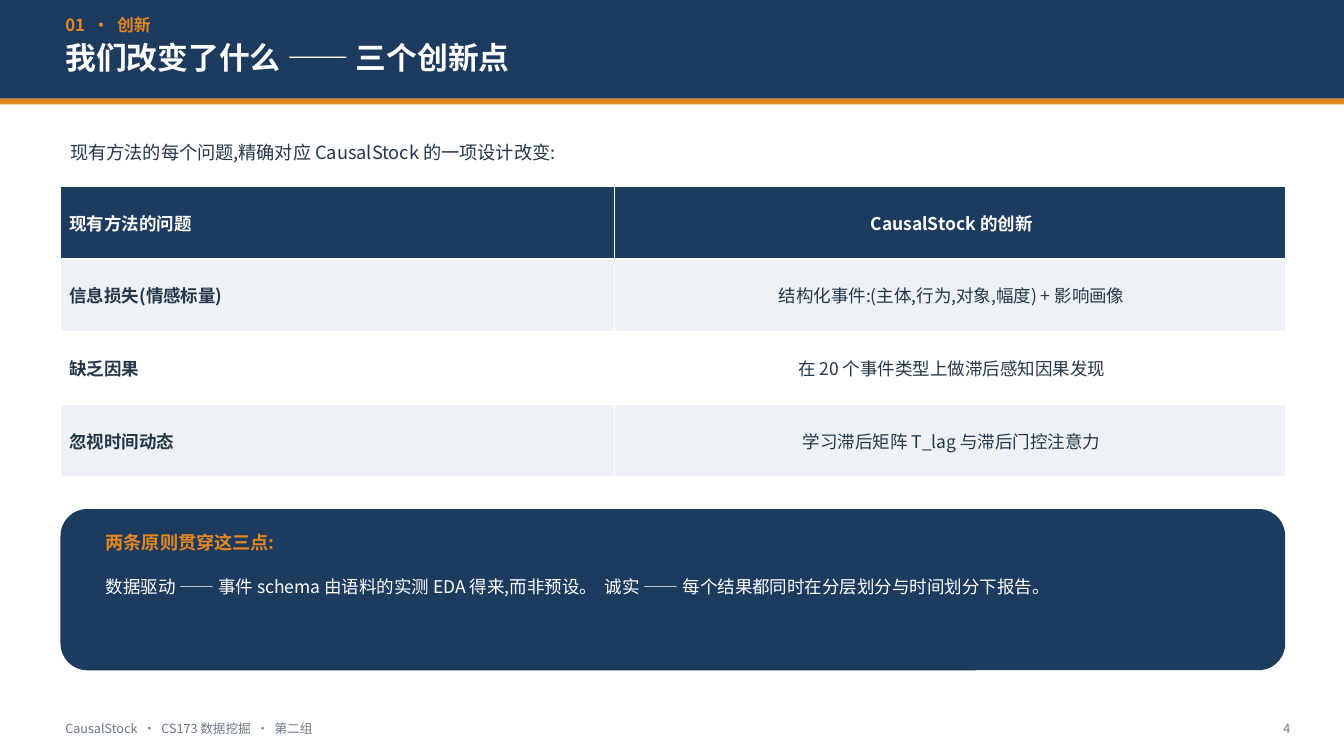
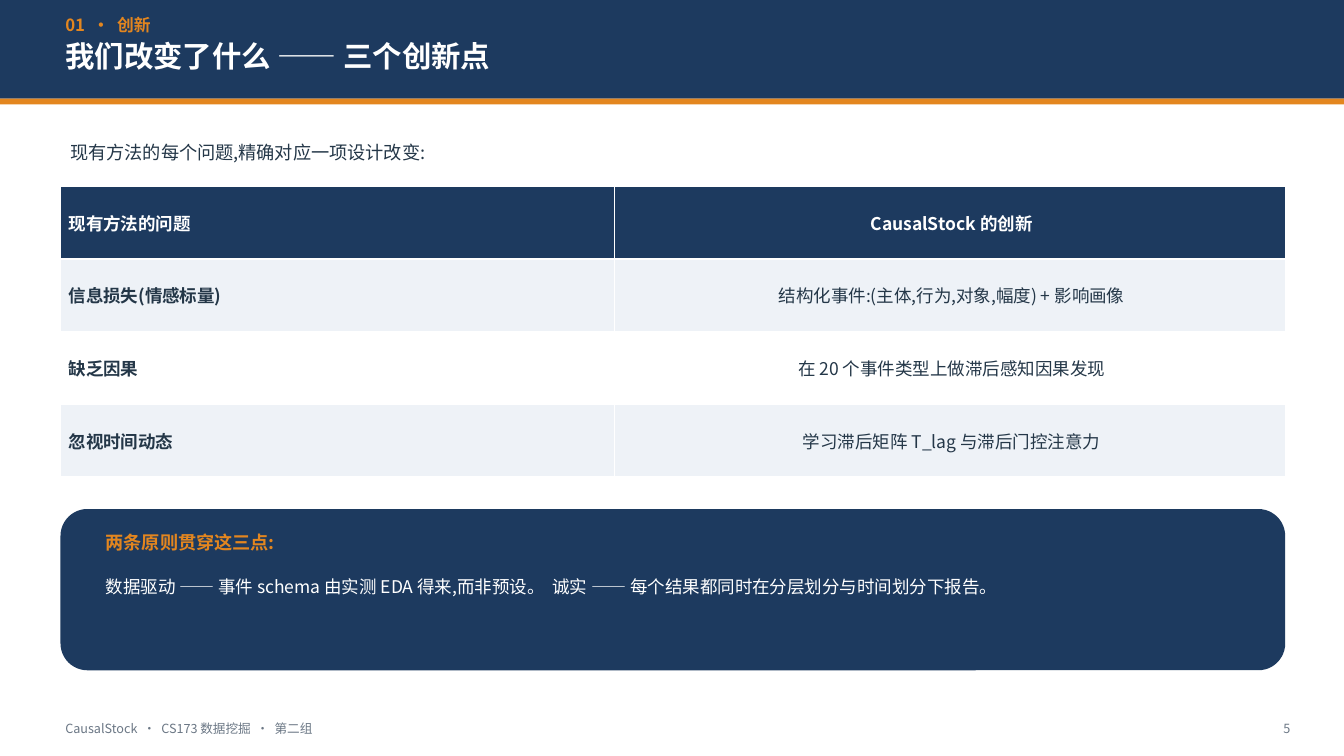
Before and after one commit to LovelyC-kx/dddmmm, a slide deck: slide 5 of DirectionA/docs/final-deck/CausalStock_CS173_Final_ZH.pptx (slide 4 before the commit). Drawn at 1344x756 pixels with LibreOffice and Linux fonts; fonts in the diff are those of the drawing. Boxes give left, top, right and bottom in pixels: in the first picture for what was removed or moved away, otherwise in the second. Text is boxed around its words. In the diff, an @@ line names an element or a change of style, - is before the commit and + after.

```diff
--- a/DirectionA/docs/final-deck/CausalStock_CS173_Final_ZH.pptx
+++ b/DirectionA/docs/final-deck/CausalStock_CS173_Final_ZH.pptx
@@ text "我们改变了什么 —— 三个创新点" at (65,42,490,70): size 22 to 21 pt @@
@@ text at (70,143,425,163): text changed @@
-现有方法的每个问题,精确对应 CausalStock 的一项设计改变:
+现有方法的每个问题,精确对应一项设计改变:
@@ text at (106,578,997,596): text changed @@
-数据驱动 —— 事件 schema 由语料的实测 EDA 得来,而非预设。 诚实 —— 每个结果都同时在分层划分与时间划分下报告。
+数据驱动 —— 事件 schema 由实测 EDA 得来,而非预设。 诚实 —— 每个结果都同时在分层划分与时间划分下报告。
@@ text at (1283,724,1290,733): text changed @@
-4
+5
```
Also in this commit, not shown: 15 other slides changed, 3 slides added, 4 other files.
